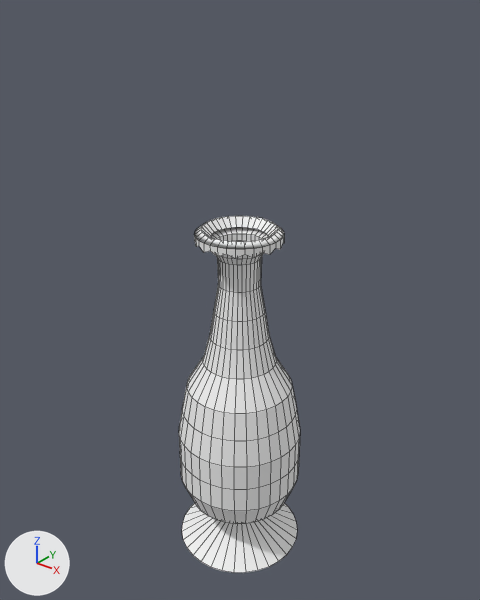
The OBJ model models/glass_vase.obj: old version first, new version second.
Both versions are drawn from a camera (50 mm lens) standing at (3.86, -4.82, 4.15) and looking at (-0.06, 0.08, 1.11). The lights are fixed; the arrows at lower left show +X, +Y and +Z. Mesh edges are drawn as thin lines. Where no turn or scale is listed for an object, it has been applied to the vertices.
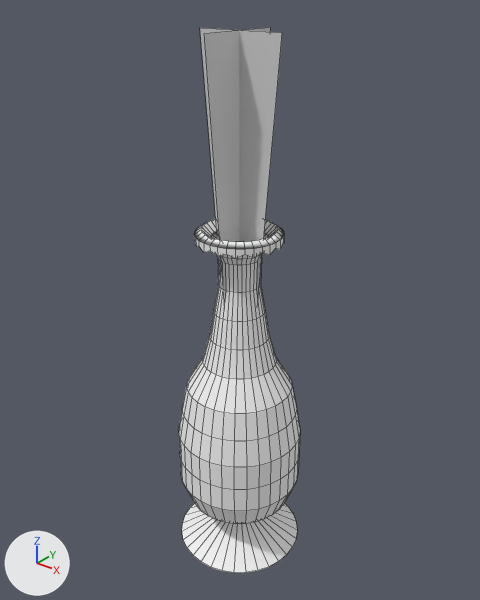
The newer file is also rescaled (x0.496), turned or shifted as a whole; pictures and numbers use the older file's frame.

Changed parts and their boxes [x1, y1, x2, y2] in the pictures (480 x 600 px):
'Cylinder', reshaped (53% taller): before [179, 216, 300, 573]; after [179, 27, 300, 573]
part 1 of me_cylinder, added: after [200, 27, 282, 304]
part 2 of me_cylinder, surface changed (white to grey): [195, 219, 284, 311] in both

The edits, one by one:
Material 'Material.001_NONE' (mat_material_001_none) is new.
Its base color is (0.64, 0.64, 0.64) (light grey #d1d1d1).
Its roughness is 0.69.
me_cylinder is used by ob_cylinder; location (0.0, 0.0, 0.0).
Verts and faces of me_cylinder; kept vertices keep their numbers, new ones are numbered from 608.
me_cylinder had 608 vertices, 577 faces and spanned x -0.71..0.71, y -0.71..0.71, z -1.94..1.94.
me_cylinder now has 616 vertices, 579 faces and spans x -0.71..0.71, y -0.71..0.71, z -1.94..3.74.
Part 1, on me_cylinder:
New vertex 608 is at (0.0, -0.21, 0.85).
New vertex 609 is at (0.0, 0.21, 0.85).
New vertex 610 is at (0.0, -0.45, 3.74), pixel (204, 33).
New vertex 611 is at (0.0, 0.45, 3.74), pixel (270, 27).
New vertex 612 is at (-0.21, 0.0, 0.85).
New vertex 613 is at (0.21, 0.0, 0.85).
New vertex 614 is at (-0.45, 0.0, 3.74), pixel (199, 27).
New vertex 615 is at (0.45, 0.0, 3.74), pixel (282, 32).
New faces: (608, 609, 611, 610), (612, 613, 615, 614) (mat_material_001_none (light grey #d1d1d1)).
me_cylinder part 2: 576 kept faces spanning x -0.71..0.71, y -0.71..0.71, z -1.94..1.94 get new texture (UV) coordinates.
me_cylinder now uses material mat_material_001_none (light grey #d1d1d1).
